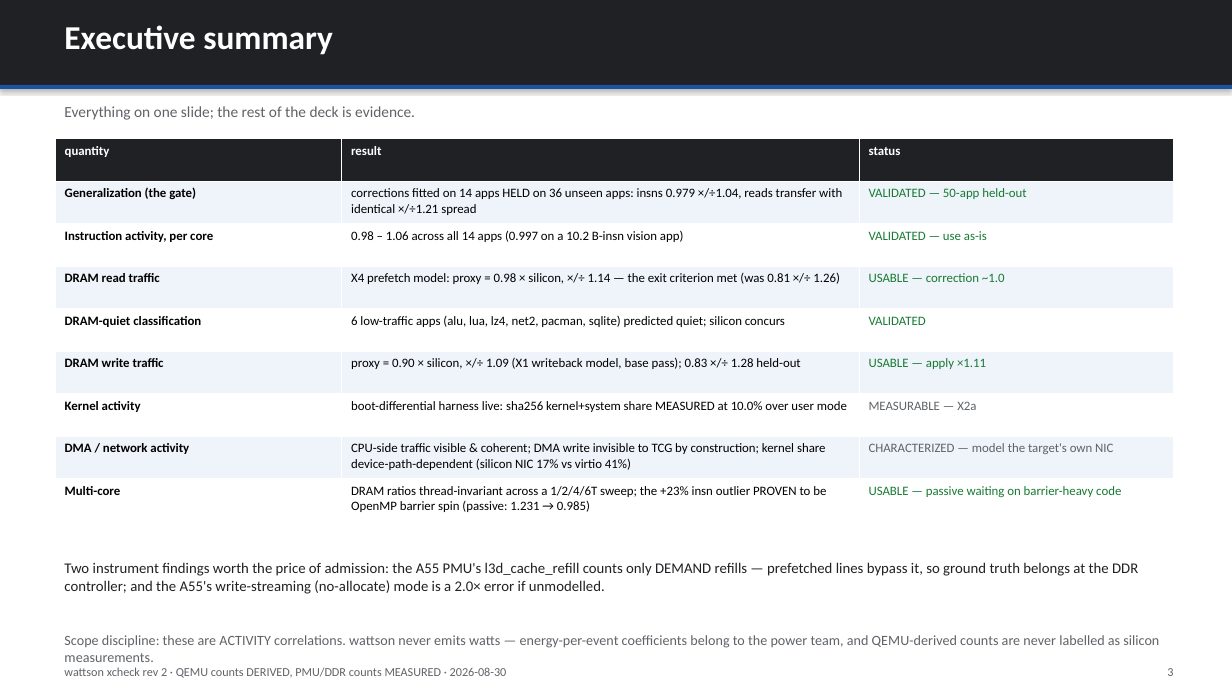
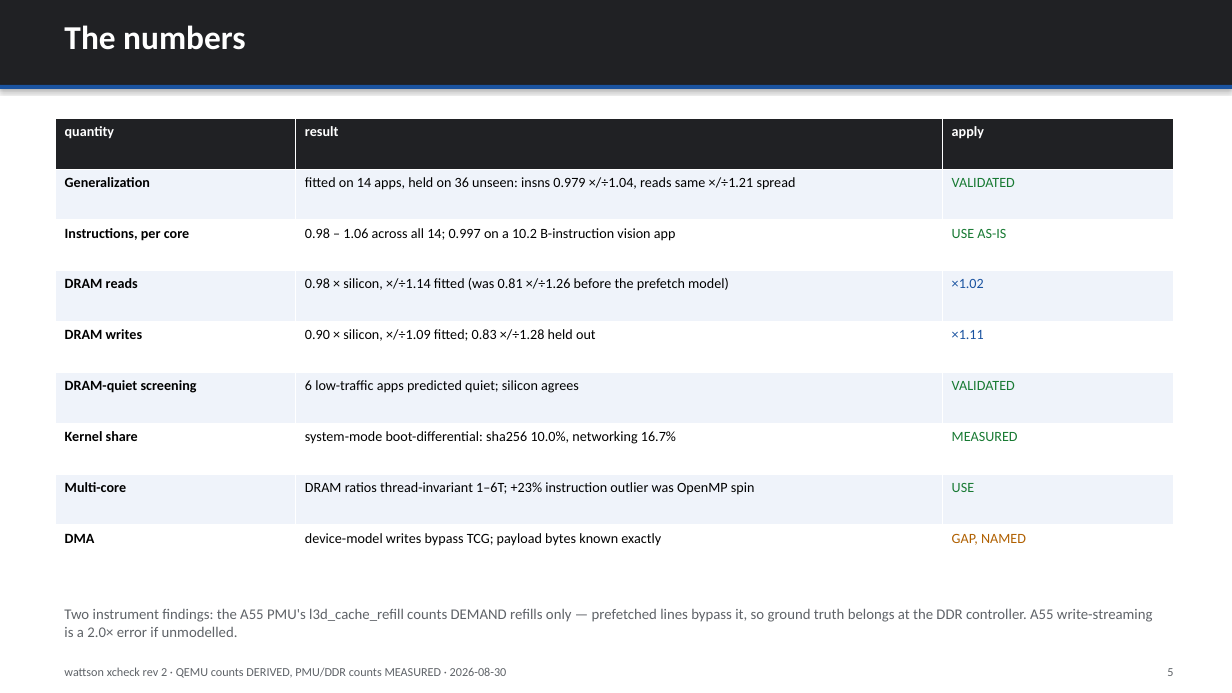
Before and after one commit to kylefoxaustin/wattson, a slide deck: slide 5 of xcheck/xcheck-correlation.pptx (slide 3 before the commit). Drawn at 1232x693 pixels with LibreOffice and Linux fonts; fonts in the diff are those of the drawing. Boxes give left, top, right and bottom in pixels: in the first picture for what was removed or moved away, otherwise in the second. Text is boxed around its words. In the diff, an @@ line names an element or a change of style, - is before the commit and + after.

Commit message:
deck rewritten for an audience with no background; adds the gate-AF bridge
Audience correction: readers see the numbers, not the journey. Roughly 10x
less narrative on every slide -- the why's, the campaign history and the
build-up are gone; tables and charts carry the content.

NEW, right after the answer slide: two recommendation slides.
  - THE GATE-AF BRIDGE. Their spreadsheet wants a gate activity factor
    (0/3/5/7%, 5% = block maxed); we measure utilization. The bridge needs no
    gate counts because their 5% anchor already contains the gates-per-event
    constant: AF_app = AF_idle + (AF_max - AF_idle) x U, with U measured in
    QEMU against a saturating microbench we already ship. Spreadsheet,
    coefficients and physics unchanged -- one assumed constant becomes a
    measured one. The pitch: today you assume 3% and get the power of an
    abstraction; this way you name an app and get the power of that app.
  - THREE LEVELS OF DETAIL. Counts per run / instruction-class histogram /
    full instruction trace. Levels 2 and 3 are stock upstream plugins
    (howvec, execlog) -- nothing to write. Includes a MEASURED example taken
    this evening: SQLite is 52% load/store, Pac-Man 37% integer ALU with 13x
    the FP/SIMD share. One flat AF cannot separate those; a per-class AF can.

Also: scatter.png was stale -- its legend read 0.81 while the caption beside
it read 0.98 (it predated the prefetch model). Regenerated from the current
vectors, and make_scatter.py now reads them, so the two agree.

Spacing pass throughout: tables sized to fill their slides, consistent
vertical rhythm, no dead bands.

```diff
--- a/xcheck/xcheck-correlation.pptx
+++ b/xcheck/xcheck-correlation.pptx
@@ text at bbox=[64, 25, 245, 50]: text changed @@
-Executive summary
+The numbers
@@ table at bbox=[55, 118, 1174, 576] @@
-row 1, column 3: status
+row 1, column 3: apply
-row 2: Generalization (the gate) | corrections fitted on 14 apps HELD on 36 unseen apps: insns 0.979 ×/÷1.04, reads transfer with identical ×/÷1.21 spread | VALIDATED — 50-app held-out
+row 2: Generalization | fitted on 14 apps, held on 36 unseen: insns 0.979 ×/÷1.04, reads same ×/÷1.21 spread | VALIDATED
-row 3: Instruction activity, per core | 0.98 – 1.06 across all 14 apps (0.997 on a 10.2 B-insn vision app) | VALIDATED — use as-is
+row 3: Instructions, per core | 0.98 – 1.06 across all 14; 0.997 on a 10.2 B-instruction vision app | USE AS-IS
-row 4: DRAM read traffic | X4 prefetch model: proxy = 0.98 × silicon, ×/÷ 1.14 — the exit criterion met (was 0.81 ×/÷ 1.26) | USABLE — correction ~1.0
+row 4: DRAM reads | 0.98 × silicon, ×/÷1.14 fitted (was 0.81 ×/÷1.26 before the prefetch model) | ×1.02
-row 5: DRAM-quiet classification | 6 low-traffic apps (alu, lua, lz4, net2, pacman, sqlite) predicted quiet; silicon concurs | VALIDATED
+row 5: DRAM writes | 0.90 × silicon, ×/÷1.09 fitted; 0.83 ×/÷1.28 held out | ×1.11
-row 6: DRAM write traffic | proxy = 0.90 × silicon, ×/÷ 1.09 (X1 writeback model, base pass); 0.83 ×/÷ 1.28 held-out | USABLE — apply ×1.11
+row 6: DRAM-quiet screening | 6 low-traffic apps predicted quiet; silicon agrees | VALIDATED
-row 7: Kernel activity | boot-differential harness live: sha256 kernel+system share MEASURED at 10.0% over user mode | MEASURABLE — X2a
+row 7: Kernel share | system-mode boot-differential: sha256 10.0%, networking 16.7% | MEASURED
-row 8: DMA / network activity | CPU-side traffic visible & coherent; DMA write invisible to TCG by construction; kernel share device-path-dependent (silicon NIC 17% vs virtio 41%) | CHARACTERIZED — model the target's own NIC
+row 8: Multi-core | DRAM ratios thread-invariant 1–6T; +23% instruction outlier was OpenMP spin | USE
-row 9: Multi-core | DRAM ratios thread-invariant across a 1/2/4/6T sweep; the +23% insn outlier PROVEN to be OpenMP barrier spin (passive: 1.231 → 0.985) | USABLE — passive waiting on barrier-heavy code
+row 9: DMA | device-model writes bypass TCG; payload bytes known exactly | GAP, NAMED
@@ size 10 to 11 pt in "quantity", "result" @@
@@ table: place and size @@
-table at bbox=[55, 139, 1174, 521]
+table at bbox=[55, 118, 1174, 576]
@@ text removed at bbox=[64, 106, 415, 120] @@
-Everything on one slide; the rest of the deck is evidence.
@@ text at bbox=[64, 608, 1153, 637]: text changed; text colour #202124 to #5F6368 @@
-Two instrument findings worth the price of admission: the A55 PMU's l3d_cache_refill counts only DEMAND refills — prefetched lines bypass it, so ground truth belongs at the DDR controller; and the A55's write-streaming (no-allocate) mode is a 2.0× error if unmodelled.
+Two instrument findings: the A55 PMU's l3d_cache_refill counts DEMAND refills only — prefetched lines bypass it, so ground truth belongs at the DDR controller. A55 write-streaming is a 2.0× error if unmodelled.
@@ text removed at bbox=[64, 635, 1159, 662] @@
-Scope discipline: these are ACTIVITY correlations. wattson never emits watts — energy-per-event coefficients belong to the power team, and QEMU-derived counts are never labelled as silicon measurements.
@@ text at bbox=[1167, 668, 1173, 676]: text changed @@
-3
+5
```
Also in this commit, not shown: 6 other slides changed, 4 slides added, 2 slides removed, 3 other files.
